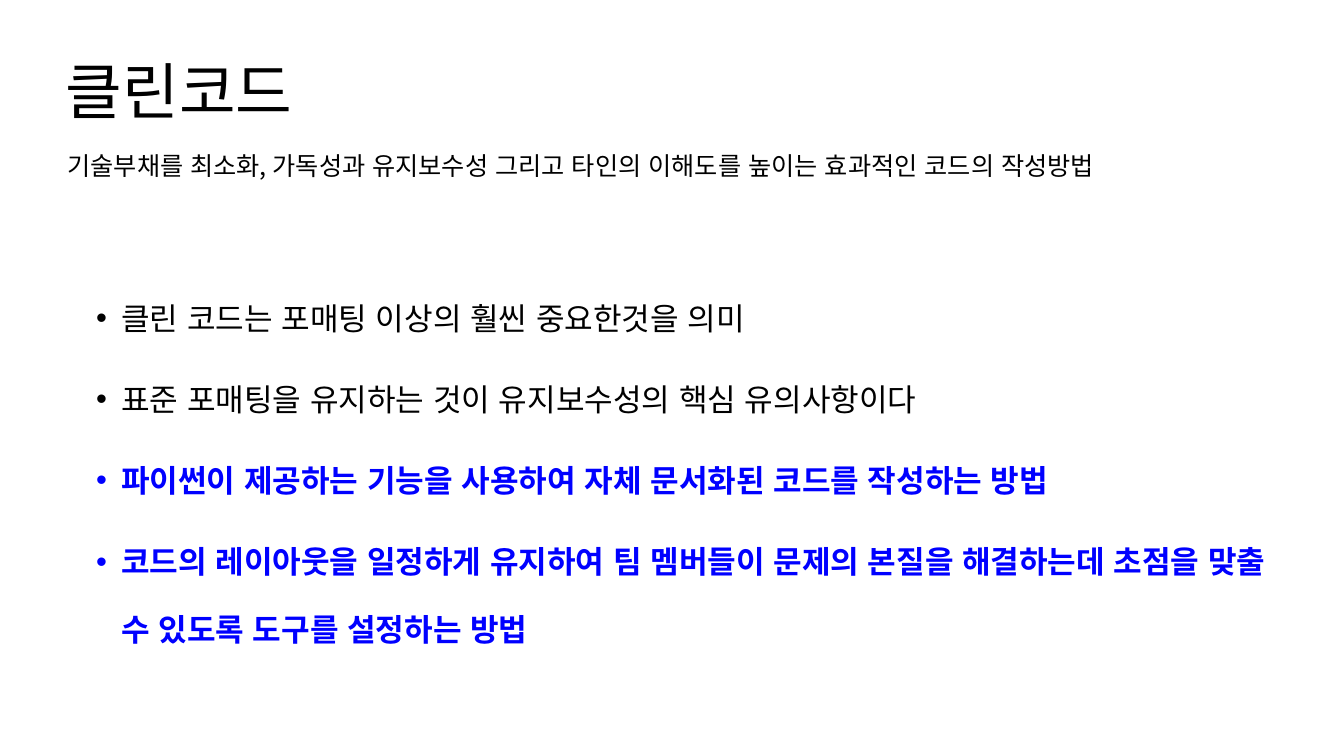
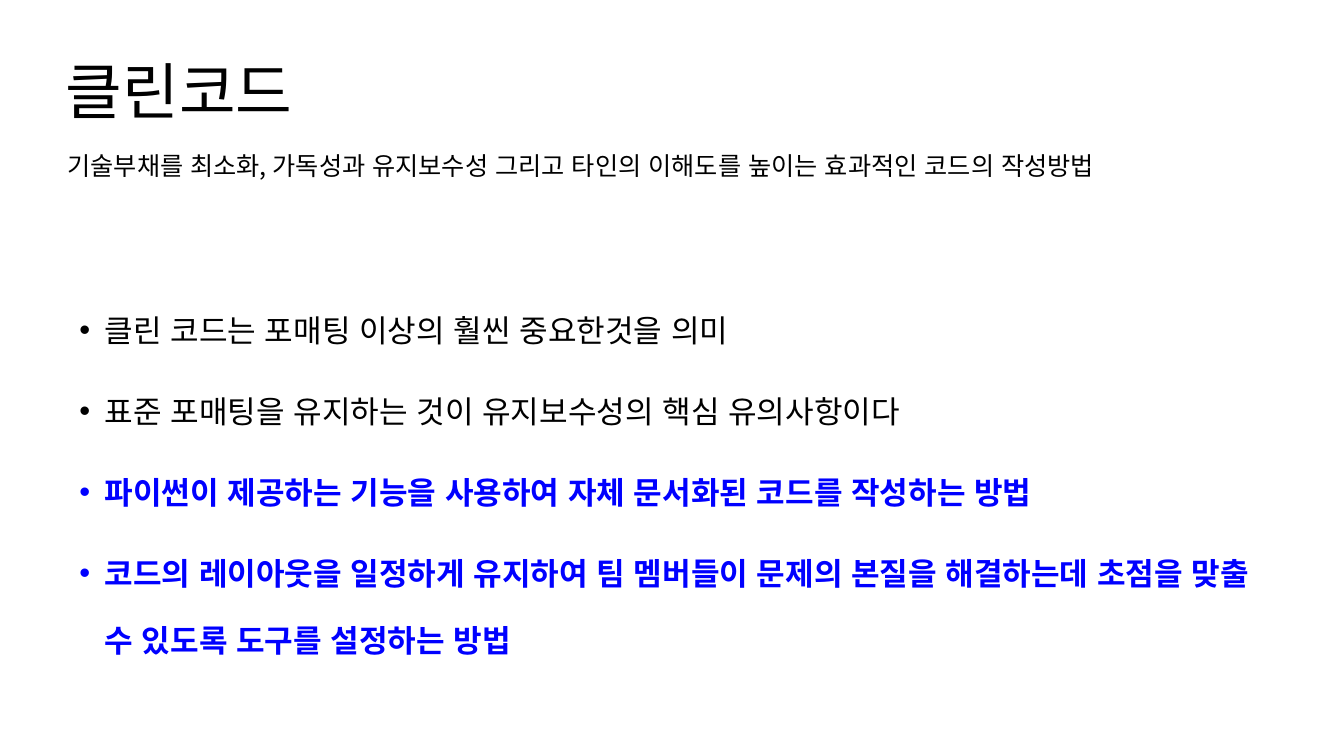
Before and after one commit to JONGSKY/Read-and-Write, a slide deck: slide 2 of chapter_1_소개, 코드 포매팅과 도구/1장_소개자료.pptx. Drawn at 1344x756 pixels with LibreOffice and Linux fonts; fonts in the diff are those of the drawing. Boxes give left, top, right and bottom in pixels: in the first picture for what was removed or moved away, otherwise in the second. Text is boxed around its words. In the diff, an @@ line names an element or a change of style, - is before the commit and + after.

```diff
--- a/chapter_1_소개, 코드 포매팅과 도구/1장_소개자료.pptx
+++ b/chapter_1_소개, 코드 포매팅과 도구/1장_소개자료.pptx
@@ text "클린 코드는 포매팅 이상의 훨씬 ..." moved from (x1=121, y1=304, x2=1265, y2=644) to (x1=105, y1=316, x2=1249, y2=655) @@
```
Also in this commit, not shown: 5 other slides changed, 1 other file.
